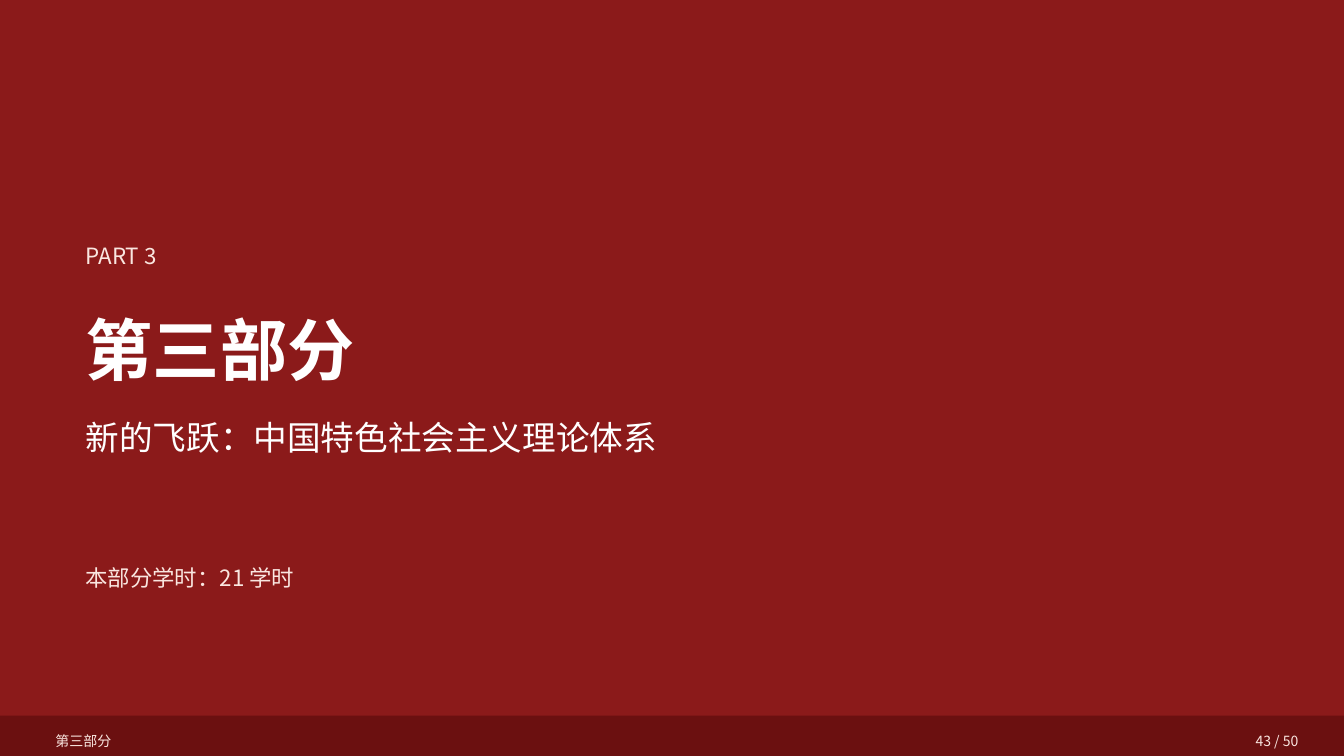
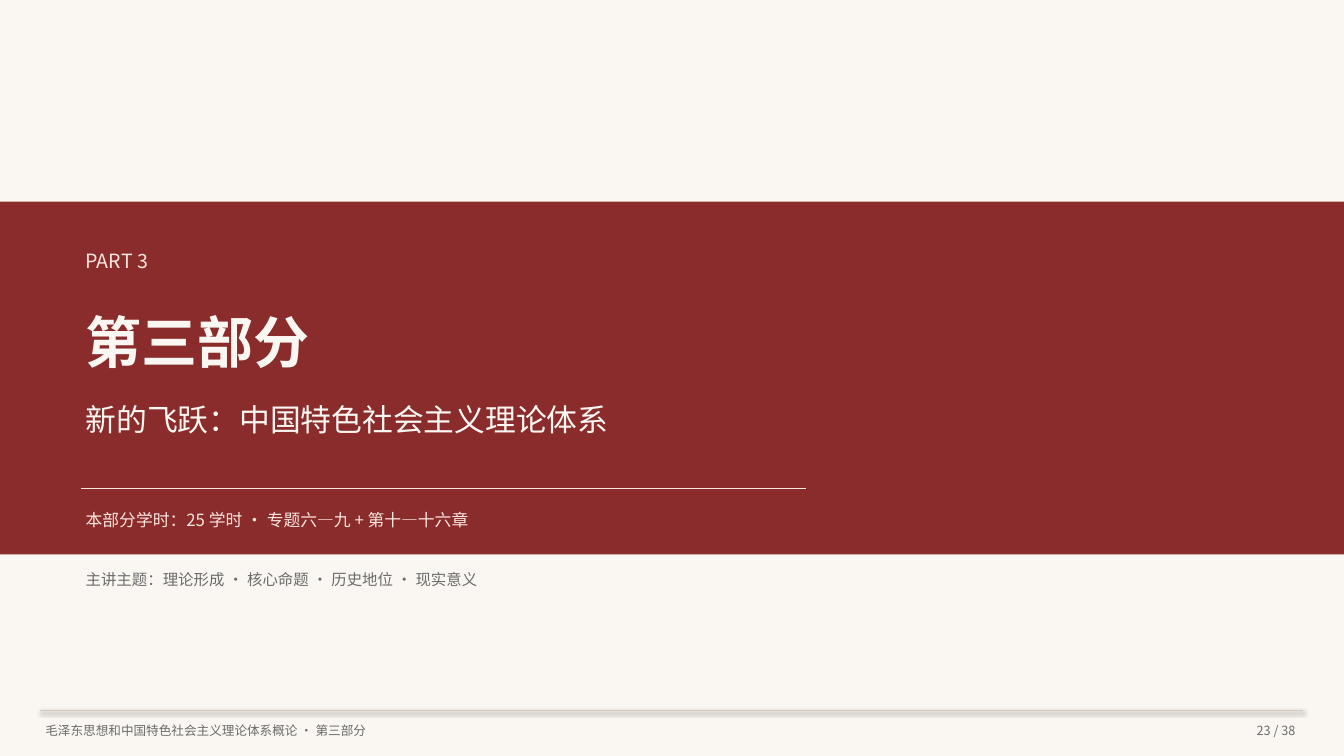
Before and after one commit to hsy358/obsidian-vault, a slide deck: slide 23 of 03-资源/PPT/毛泽东思想和中国特色社会主义理论体系概论 教学大纲概览.pptx (slide 43 before the commit). Drawn at 1344x756 pixels with LibreOffice and Linux fonts; fonts in the diff are those of the drawing. Boxes give left, top, right and bottom in pixels: in the first picture for what was removed or moved away, otherwise in the second. Text is boxed around its words. In the diff, an @@ line names an element or a change of style, - is before the commit and + after.

```diff
--- a/03-资源/PPT/毛泽东思想和中国特色社会主义理论体系概论 教学大纲概览.pptx
+++ b/03-资源/PPT/毛泽东思想和中国特色社会主义理论体系概论 教学大纲概览.pptx
@@ rectangle at (x1=0, y1=0, x2=1344, y2=756): fill #8B1A1A to #FAF7F2 @@
@@ rectangle added at (x1=0, y1=202, x2=1344, y2=555), fill #8B2C2C @@
@@ text "PART 3" at (x1=86, y1=253, x2=148, y2=268): size 16 to 14 pt; line spacing 1.3 to 1.2 @@
@@ text "第三部分" at (x1=86, y1=315, x2=310, y2=368): size 48 to 40 pt, text colour #FFFFFF to #FAF7F2; line spacing 1.3 to 1.2 @@
@@ text "新的飞跃：中国特色社会主义理论体系" moved from (x1=86, y1=421, x2=657, y2=453) to (x1=86, y1=405, x2=609, y2=434) @@
@@ text "新的飞跃：中国特色社会主义理论体系" at (x1=86, y1=405, x2=609, y2=434): size 24 to 22 pt, text colour #FFFFFF to #FAF7F2 @@
@@ line added from (81, 489) to (807, 489), #FAE6E0 0.75 pt @@
@@ text at (x1=86, y1=512, x2=469, y2=528): text changed; size 16 to 12 pt @@
-本部分学时：21 学时
+本部分学时：25 学时 · 专题六—九 + 第十—十六章
@@ text added at (x1=86, y1=572, x2=478, y2=586), 11 pt, text #6B6B6B @@
+主讲主题：理论形成 · 核心命题 · 历史地位 · 现实意义
@@ rectangle removed at (x1=0, y1=716, x2=1344, y2=756) @@
@@ line added from (40, 711) to (1304, 711), #D4C9BA 0.75 pt @@
@@ text at (x1=45, y1=724, x2=366, y2=736): text changed; size 10 to 9 pt; text colour #FAE6E0 to #6B6B6B @@
-第三部分
+毛泽东思想和中国特色社会主义理论体系概论 · 第三部分
@@ text removed at (x1=1256, y1=735, x2=1299, y2=746) @@
-43 / 50
@@ text added at (x1=1257, y1=725, x2=1295, y2=735), 9 pt, text #6B6B6B @@
+23 / 38
```
Also in this commit, not shown: 14 other slides changed, 21 slides added, 36 slides removed, 1 other file.
